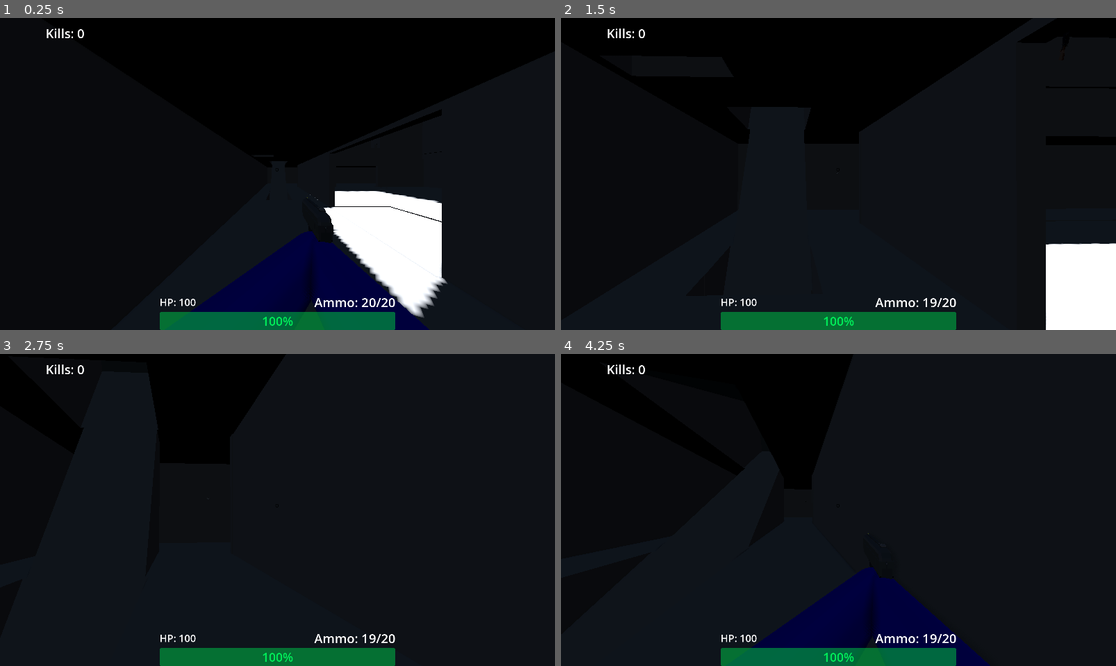
Above: before the commit, frames 1-4 (two rows, left to right).
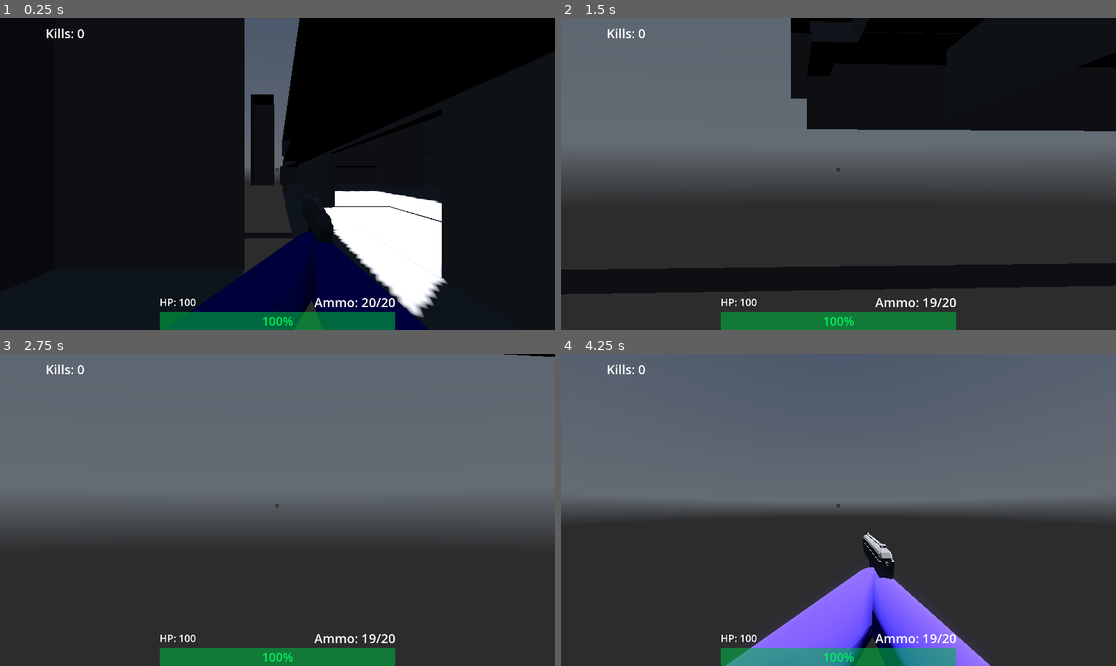
Above: after the commit, the same moments.

Repository: SaebyulH/multiplayer-game
Game: Godot game, scene res://game.tscn
The game is run twice, just before and just after one commit, with the same random seed, the same clock (stepped at 60 frames per second) and the same inputs. This scene is started directly instead of the project's main scene. A sky picture missing from this copy of the repository is replaced by a grey-blue gradient.
Inputs (mouse positions are in pixels of both pictures, inside the frame that each line leads up to):
- Up to frame 1 (0.25 s): no input
- Up to frame 2 (1.5 s): move the mouse to (866, 174) at 0.52 s; hold Right mouse button (ads) 0.53-1.28 s; hold W (forward) from 0.53 s (still down); tap Space (jump) at 0.77 s; move the mouse to (810, 174) at 1.27 s; click (810, 174) at 1.35 s
- Up to frame 3 (2.75 s): keep holding W (forward); tap Space (jump) at 1.52 s; move the mouse to (288, 503) at 2.02 s; hold Mouse wheel down (weapon_next) from 2.03 s (still down)
- Up to frame 4 (4.25 s): keep holding W (forward); move the mouse to (832, 516) at 2.77 s; release Mouse wheel down (weapon_next) at 2.78 s; tap Mouse wheel up (weapon_prev) at 2.85 s; tap Space (jump) at 3.02, 3.77 s; move the mouse to (877, 513) at 3.52 s; hold Right mouse button (ads) from 3.53 s (still down)

The runs differ from the first frame. In frame 1, 4.7% of the frame differs, in the area x 43-57%, y 0-95%; in frame 2, 70%; in frame 3, 97%; in frame 4, 99%, in the area x 0-100%, y 0-100%.

Commit message:
Update game.tscn

Diff:
--- a/game.tscn
+++ b/game.tscn
@@ -66,8 +66,8 @@
 size = Vector3(111.05664, 45.128296, 22.253048)
 
 [node name="CSGBox3D" type="CSGBox3D" parent="CSGCombiner3D" unique_id=1987546742]
-transform = Transform3D(1, 0, 0, 0, 1, 0, 0, 0, 1, 3.706955, -5.2931786, 18.611706)
-size = Vector3(185.63712, 15, 84.965775)
+transform = Transform3D(1, 0, 0, 0, 1, 0, 0, 0, 1, 3.706955, -5.2931786, 24.526756)
+size = Vector3(185.63712, 15, 96.795876)
 
 [node name="CSGBox3D2" type="CSGBox3D" parent="CSGCombiner3D" unique_id=1501931990]
 transform = Transform3D(1, 0, 0, 0, 1, 0, 0, 0, 1, 46.057144, 21.812206, 17.973803)
@@ -129,9 +129,9 @@
 size = Vector3(6.0988026, 3, 23.790916)
 
 [node name="CSGBox3D37" type="CSGBox3D" parent="CSGCombiner3D" unique_id=1250707447]
-transform = Transform3D(1, 0, 0, 0, 1, 0, 0, 0, 1, -17.853123, -0.9924965, 15.437551)
-operation = 2
-size = Vector3(3.6762323, 5.9970703, 3.2698727)
+transform = Transform3D(1, 0, 0, 0, 1, 0, 0, 0, 1, -15.100129, -0.9924965, 15.437551)
+operation = 2
+size = Vector3(1.940167, 5.9970703, 3.2698727)
 
 [node name="CSGBox3D10" type="CSGBox3D" parent="CSGCombiner3D" unique_id=1204738583]
 transform = Transform3D(0.8660253, -0.49999997, 0, 0.49999997, 0.8660253, 0, 0, 0, 1, 15.529691, 1.3627615, 48.128235)
@@ -149,9 +149,9 @@
 size = Vector3(43.64598, 6.180176, 83.6821)
 
 [node name="CSGBox3D16" type="CSGBox3D" parent="CSGCombiner3D" unique_id=1544253630]
-transform = Transform3D(1, 0, 0, 0, 1, 0, 0, 0, 1, 4.012844, 3.6652808, 17.742968)
-operation = 2
-size = Vector3(51.942703, 6.180176, 78.75927)
+transform = Transform3D(1, 0, 0, 0, 1, 0, 0, 0, 1, 6.4623356, 3.6652808, 17.742968)
+operation = 2
+size = Vector3(47.04372, 6.180176, 78.75927)
 
 [node name="CSGBox3D6" type="CSGBox3D" parent="CSGCombiner3D" unique_id=681176957]
 transform = Transform3D(1, 0, 0, 0, 1, 0, 0, 0, 1, -17.85534, 2.308857, -1.2267485)
@@ -162,9 +162,9 @@
 size = Vector3(3.2939165, 15, 16.785566)
 
 [node name="CSGBox3D15" type="CSGBox3D" parent="CSGCombiner3D" unique_id=100022916]
-transform = Transform3D(0.99999464, -0.0011908966, 0.0030498472, 0.0025580318, 0.8655921, -0.5007433, -0.0020435934, 0.50074846, 0.8655905, -17.885237, 6.4801617, 1.862258)
-operation = 2
-size = Vector3(3.6574774, 6.180176, 31.131416)
+transform = Transform3D(0.99999464, -0.0011908966, 0.0030498472, 0.0025580318, 0.8655921, -0.5007433, -0.0020435934, 0.50074846, 0.8655905, -15.146213, 6.4823465, 1.8605126)
+operation = 2
+size = Vector3(1.9493442, 6.180176, 31.131416)
 
 [node name="CSGBox3D18" type="CSGBox3D" parent="CSGCombiner3D" unique_id=1479361851]
 transform = Transform3D(1, 0, 0, 0, 0.86602545, -0.50000006, 0, 0.50000006, 0.86602545, 26.211018, 6.324892, 2.5302699)
